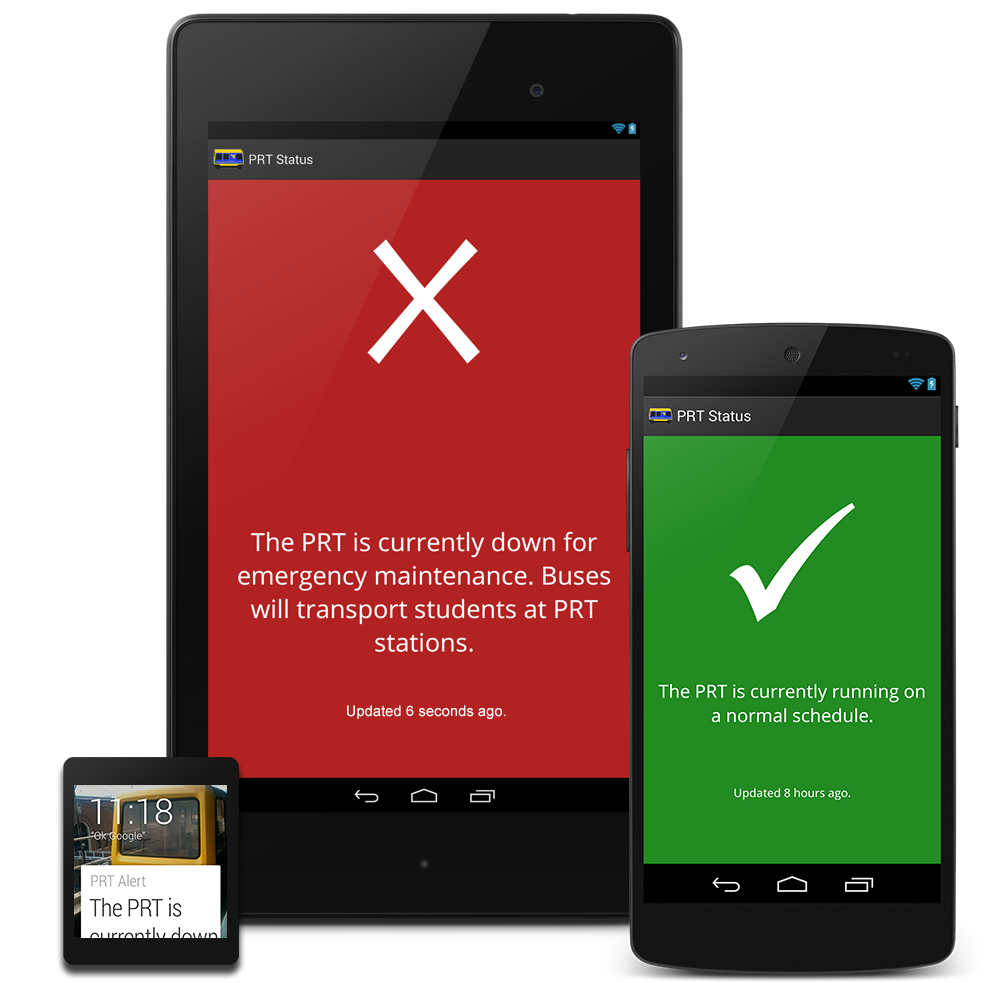
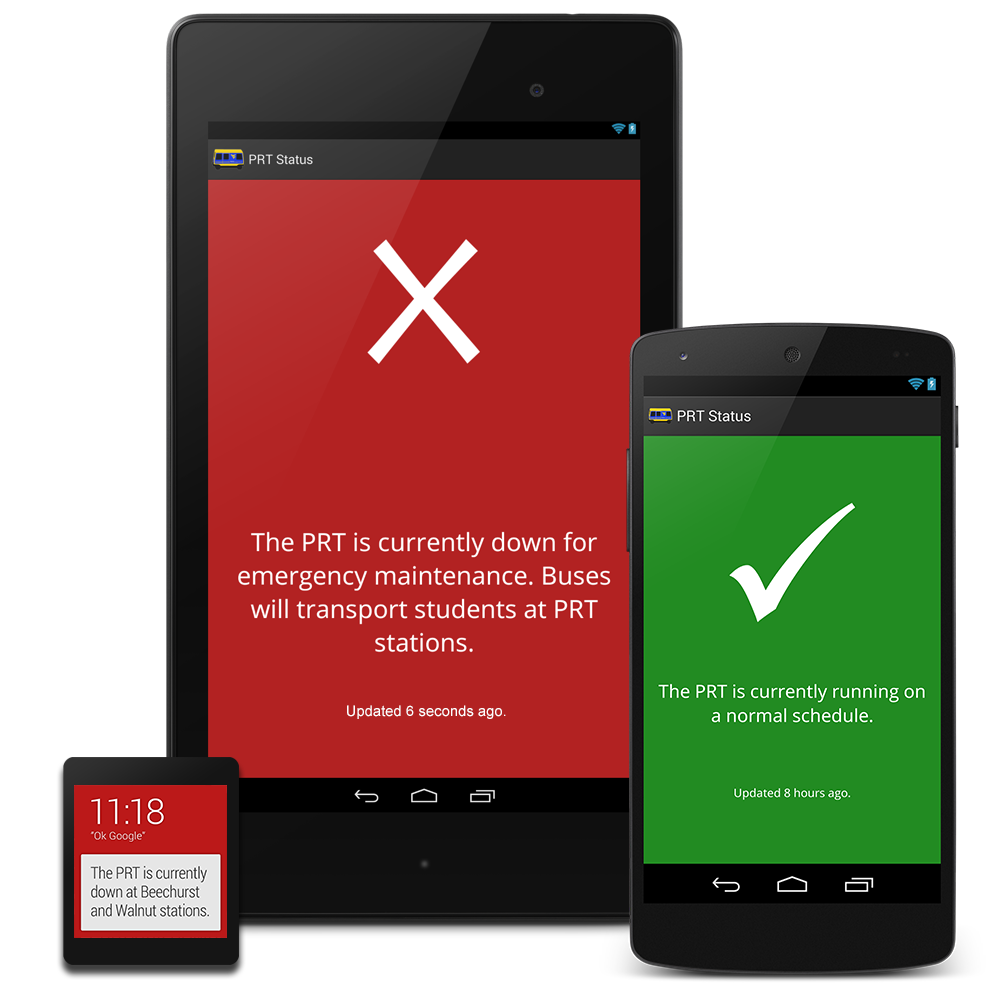
Revision of a layered 1008 x 983 image; what changed, layer by layer:
added layer "prt_wear_alt" above "prt_wear" over [74, 785, 227, 938]
